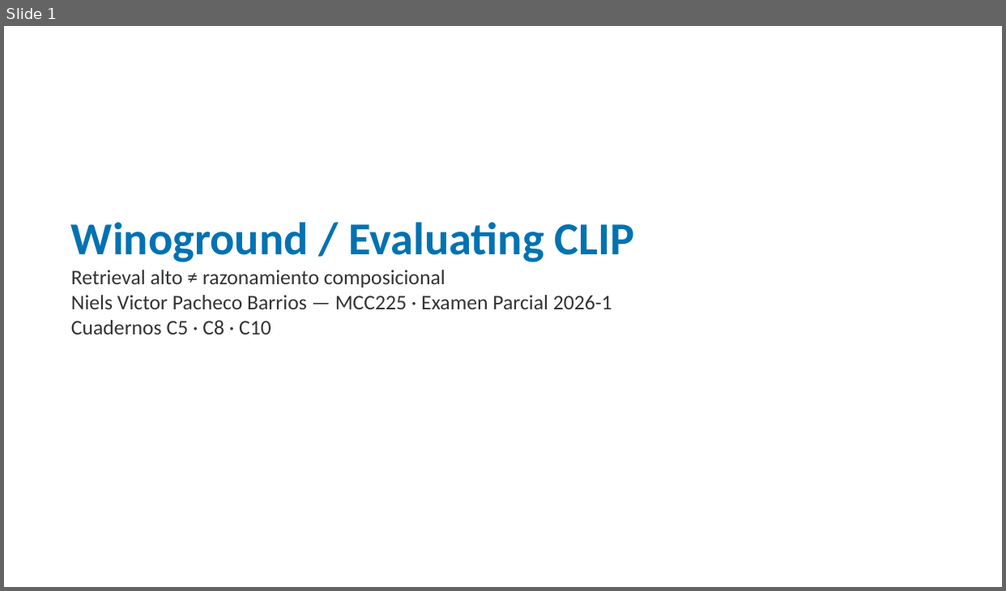
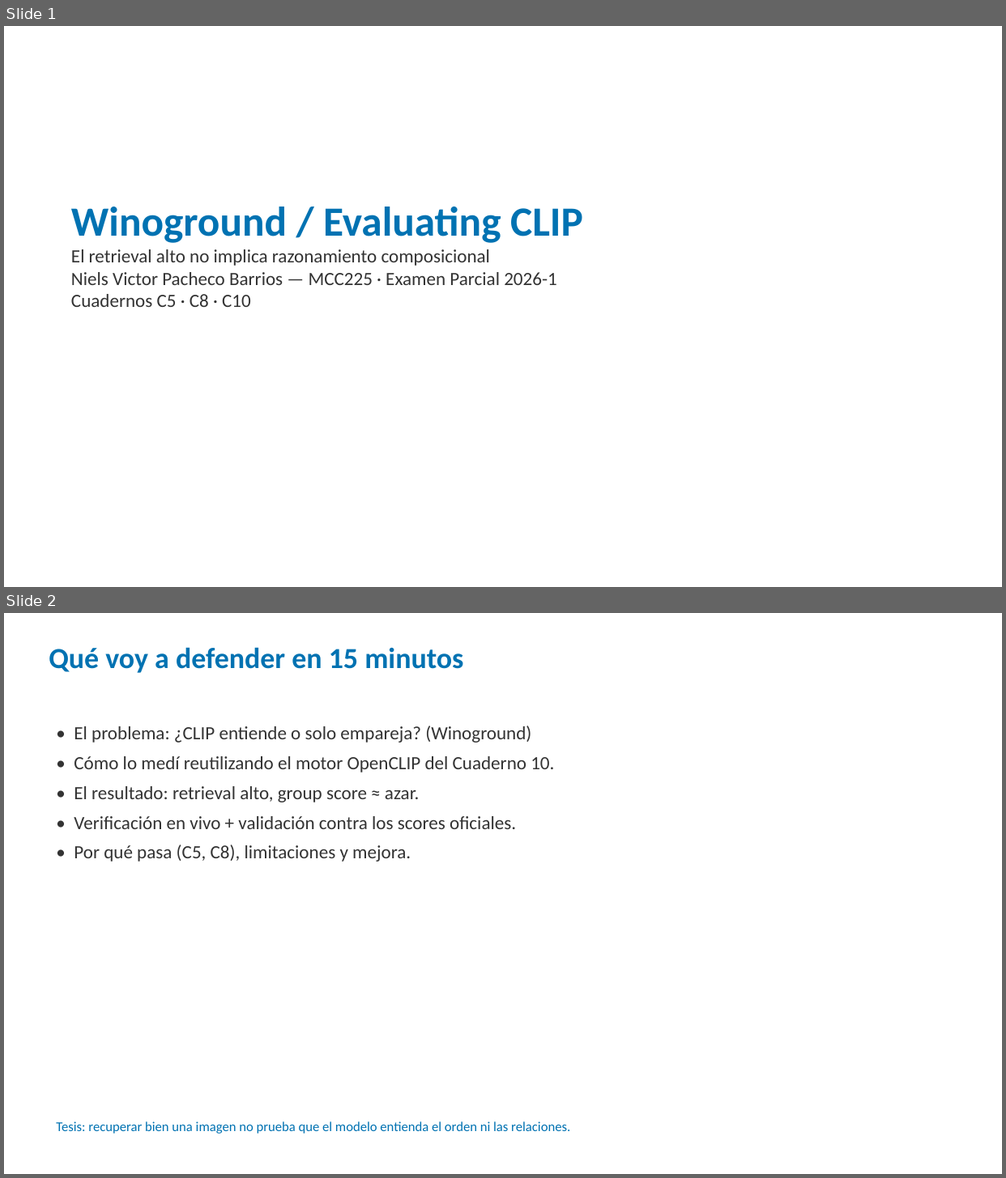
Before and after one commit to nielspac177/Winoground-Evaluating-CLIP-MCC225, a slide deck: slides/pptx/defensa_winoground.pptx. Shown one above the other, each under a label of ours: slide 1 before the commit, slides 1 and 2 after it. The pictures are 1006x591 and 1006x1178 pixels, drawn with LibreOffice and Linux fonts; fonts in the diff are those of the drawing. Boxes give left, top, right and bottom in pixels: in the first picture for what was removed or moved away, otherwise in the second. Text is boxed around its words. In the diff, an @@ line names an element or a change of style, - is before the commit and + after.

Commit message:
Amplía la presentación a 25 diapositivas (15 min) y añade guion con tiempos
- Beamer y PPTX reestructurados en 5 bloques: problema, método (C10), resultados, verificación, cierre.
- Explica par mínimo, las 3 métricas, azar 1/6, validación contra clip.jsonl, ceguera, checkpoints.
- docs/GUION_PRESENTACION.md: qué decir por slide, tiempos, demo en vivo y repreguntas.

```diff
--- a/slides/pptx/defensa_winoground.pptx
+++ b/slides/pptx/defensa_winoground.pptx
@@ slide 2 added at bbox=[4, 613, 1002, 1174], background #FFFFFF @@
@@ text added at bbox=[49, 647, 463, 673], 28 pt, text #0072B2, bold @@
+Qué voy a defender en 15 minutos
@@ text added at bbox=[74, 726, 554, 862], 18 pt, text #333333 @@
+• El problema: ¿CLIP entiende o solo empareja? (Winoground)
+• Cómo lo medí reutilizando el motor OpenCLIP del Cuaderno 10.
+• El resultado: retrieval alto, group score ≈ azar.
+• Verificación en vivo + validación contra los scores oficiales.
+• Por qué pasa (C5, C8), limitaciones y mejora.
@@ text added at bbox=[56, 1122, 570, 1134], 13 pt, text #0072B2 @@
+Tesis: recuperar bien una imagen no prueba que el modelo entienda el orden ni las relaciones.
@@ slide 1 changed as well @@
@@ text "Winoground / Evaluating CLIP": place and size @@
-text "Winoground / Evaluating CLIP" at bbox=[71, 222, 635, 335]
+text "Winoground / Evaluating CLIP" at bbox=[71, 207, 583, 307]
@@ text at bbox=[71, 207, 583, 307]: size 44 to 40 pt in "Winoground / Evaluating CLIP"; size 20 to 18 pt in "Niels Victor Pacheco Barrios — MCC225 · ...", "Cuadernos C5 · C8 · C10" @@
@@ text at bbox=[71, 250, 490, 266]: text changed; size 20 to 18 pt @@
-Retrieval alto ≠ razonamiento composicional
+El retrieval alto no implica razonamiento composicional
```
Also in this commit, not shown: 1 other slide changed, 26 other slides added, 6 slides removed, 4 other files.
